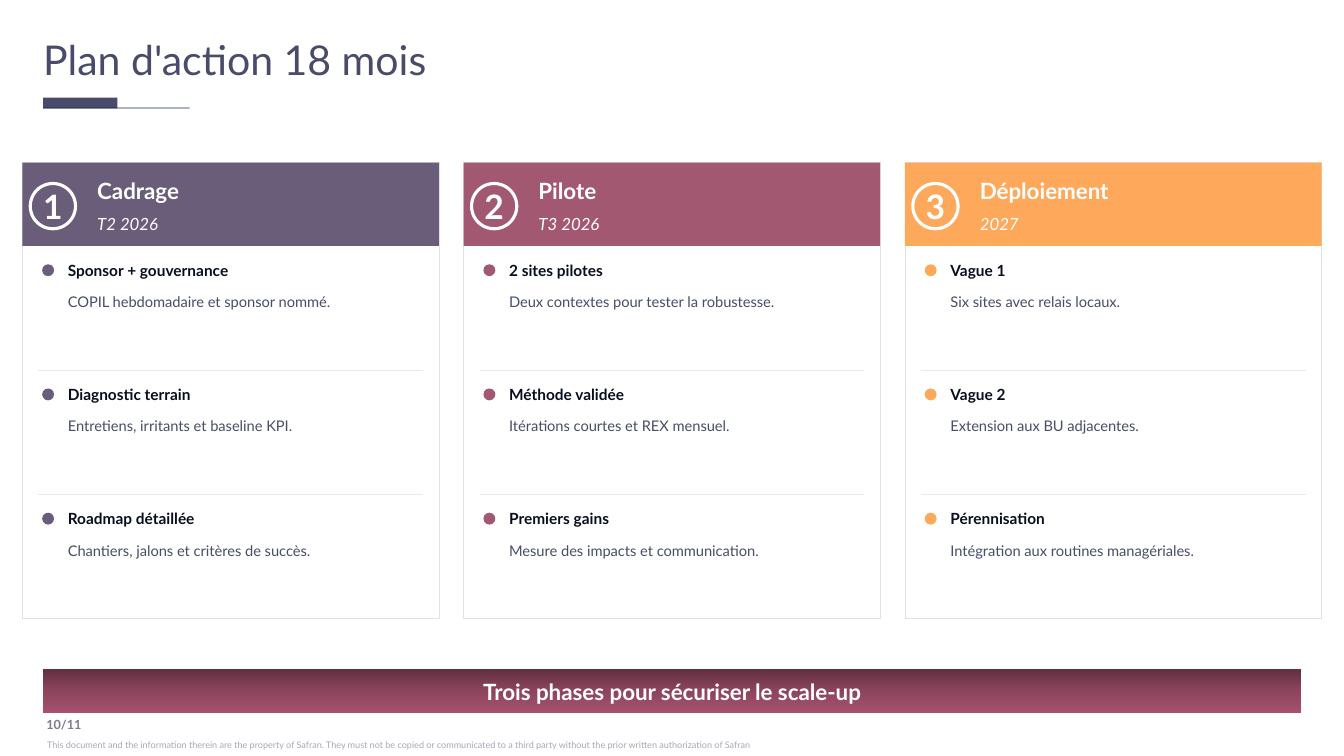
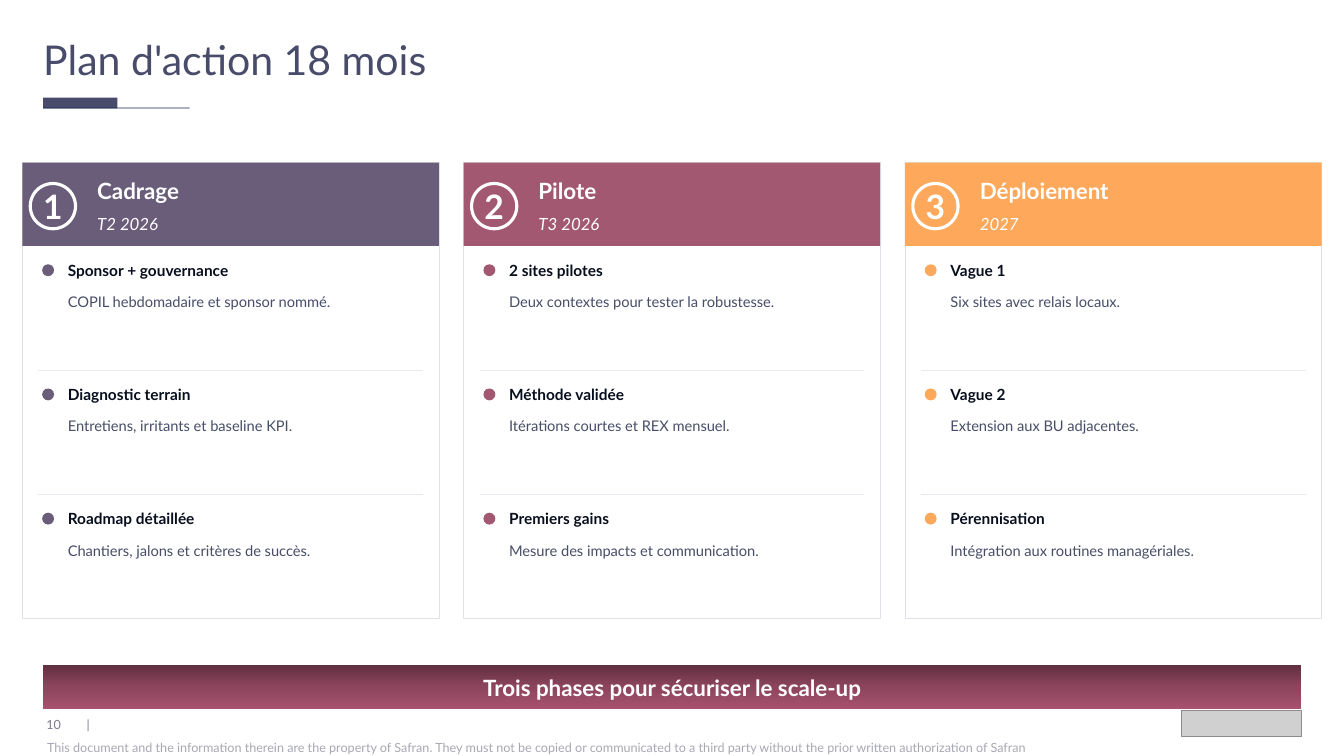
Before and after one commit to jpapasidero/Skill_Jessica_template_Claude, a slide deck: slide 10 of test_corretion_elements_graphiques.pptx. Drawn at 1344x756 pixels with LibreOffice and Linux fonts; fonts in the diff are those of the drawing; grey boxes stand for pictures. Boxes give left, top, right and bottom in pixels: in the first picture for what was removed or moved away, otherwise in the second. Text is boxed around its words. In the diff, an @@ line names an element or a change of style, - is before the commit and + after.

```diff
--- a/test_corretion_elements_graphiques.pptx
+++ b/test_corretion_elements_graphiques.pptx
@@ text "Trois phases pour sécuriser le ...": place and size @@
-text "Trois phases pour sécuriser le ..." at (483,683,861,704)
+text "Trois phases pour sécuriser le ..." at (483,679,861,700)
@@ rectangle: place and size @@
-rectangle at (43,669,1302,713)
+rectangle at (43,665,1302,709)
@@ picture added at (1182,711,1302,736) @@
@@ text "This document and the information ..." at (47,743,1026,754): size 6.5 to 9 pt @@
@@ text at (46,720,61,729): text changed; bold off @@
-10/11
+10 |
```
Also in this commit, not shown: 10 other slides changed, 4 other files.
